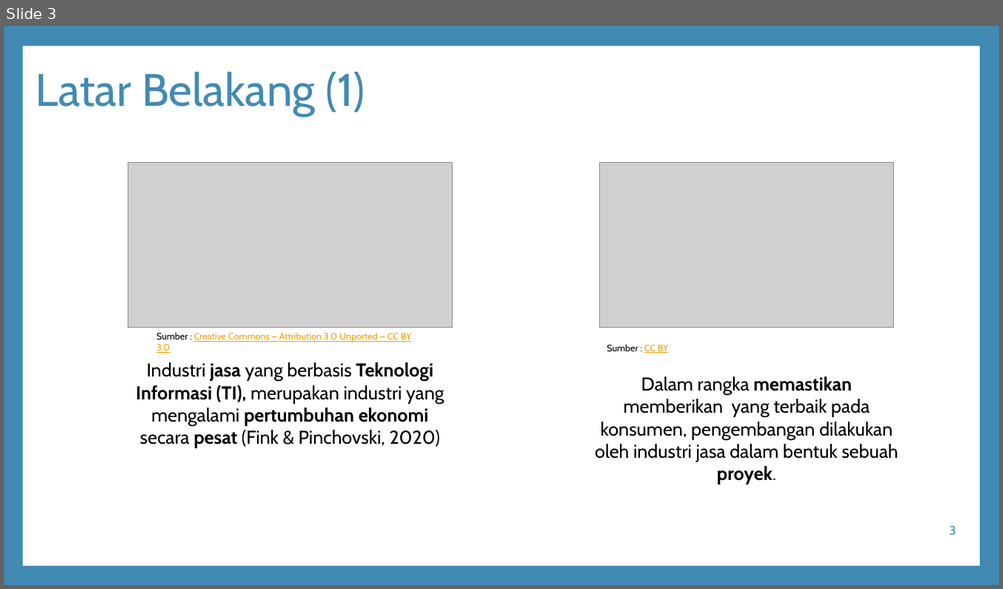
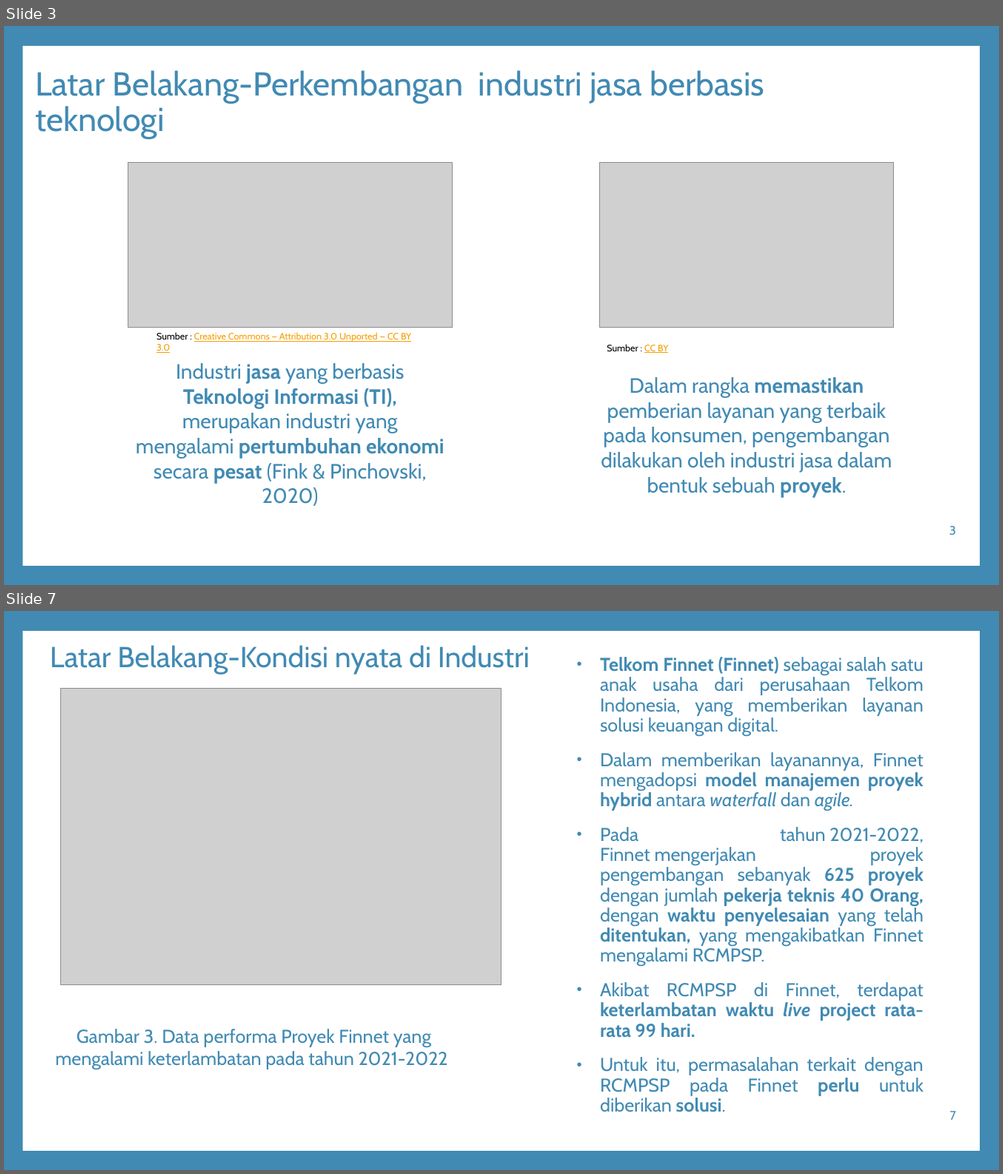
Before and after one commit to ilhamnurpratama/thesis-pmis, a slide deck: Presentasi-ProposalTesis-IlhamNurPratama21066663282.pptx. Shown one above the other, each under a label of ours: slide 3 before the commit, slides 3 and 7 after it; the slides between them are not shown. The pictures are 1003x589 and 1003x1174 pixels, drawn with LibreOffice and Linux fonts; fonts in the diff are those of the drawing; grey boxes stand for pictures; background and template pictures are left out. Boxes give left, top, right and bottom in pixels: in the first picture for what was removed or moved away, otherwise in the second. Text is boxed around its words. In the diff, an @@ line names an element or a change of style, - is before the commit and + after.

Commit message:
MAJOR : Penambahan proposal dan presentasi proposal tesis, serta pengembangan pada tesis sesuai bimbingan.

```diff
--- a/Presentasi-ProposalTesis-IlhamNurPratama21066663282.pptx
+++ b/Presentasi-ProposalTesis-IlhamNurPratama21066663282.pptx
@@ slide 7 added at (4,611,999,1170), background #418AB3; not listed: 1 template element that a slide beside it also shows @@
@@ title added at (50,645,529,675), 28 pt, text #418AB3 @@
+Latar Belakang-Kondisi nyata di Industri
@@ text added at (600,657,923,1113), 18 pt, text #418AB3 @@
+• Telkom Finnet (Finnet) sebagai salah satu anak usaha dari perusahaan Telkom Indonesia, yang memberikan layanan solusi keuangan digital.
+• Dalam memberikan layanannya, Finnet mengadopsi model manajemen proyek hybrid antara waterfall dan agile.
+• Pada tahun 2021-2022, Finnet mengerjakan proyek pengembangan sebanyak 625 proyek dengan jumlah pekerja teknis 40 Orang, dengan waktu penyelesaian yang telah ditentukan, yang mengakibatkan Finnet mengalami RCMPSP.
+• Akibat RCMPSP di Finnet, terdapat keterlambatan waktu live project rata-rata 99 hari.
+• Untuk itu, permasalahan terkait dengan RCMPSP pada Finnet perlu untuk diberikan solusi.
@@ picture added at (61,689,502,985) @@
@@ text added at (55,1029,448,1070), 18 pt, text #418AB3 @@
+Gambar 3. Data performa Proyek Finnet yang mengalami keterlambatan pada tahun 2021-2022
@@ page number added at (950,1111,956,1120), 12 pt, text #418AB3 @@
+7
@@ slide 3 changed as well @@
@@ title at (35,70,764,138): text changed; size 44 to 32 pt @@
-Latar Belakang (1)
+Latar Belakang-Perkembangan industri jasa berbasis teknologi
@@ text "Industri jasa yang berbasis Teknologi ..." at (136,363,444,506): size 18 to 20 pt, text colour #000000 to #418AB3 @@
@@ text at (600,378,892,497): text changed; size 18 to 20 pt; text colour #000000 to #418AB3 @@
-Dalam rangka memastikan memberikan yang terbaik pada konsumen, pengembangan dilakukan oleh industri jasa dalam bentuk sebuah proyek.
+Dalam rangka memastikan pemberian layanan yang terbaik pada konsumen, pengembangan dilakukan oleh industri jasa dalam bentuk sebuah proyek.
```
Also in this commit, not shown: 2 other slides changed, 32 other slides added, 1 slide removed, 8 other files.
